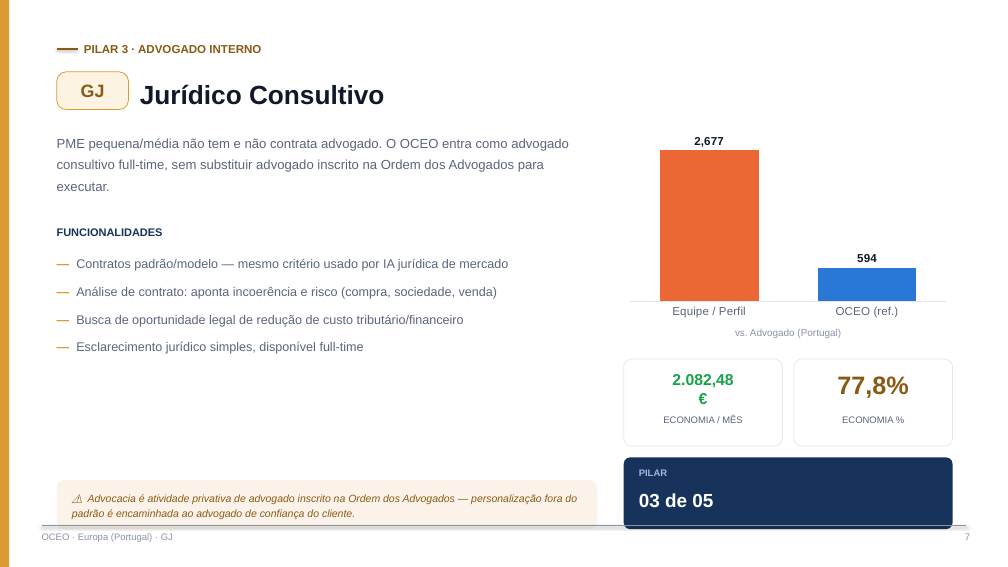
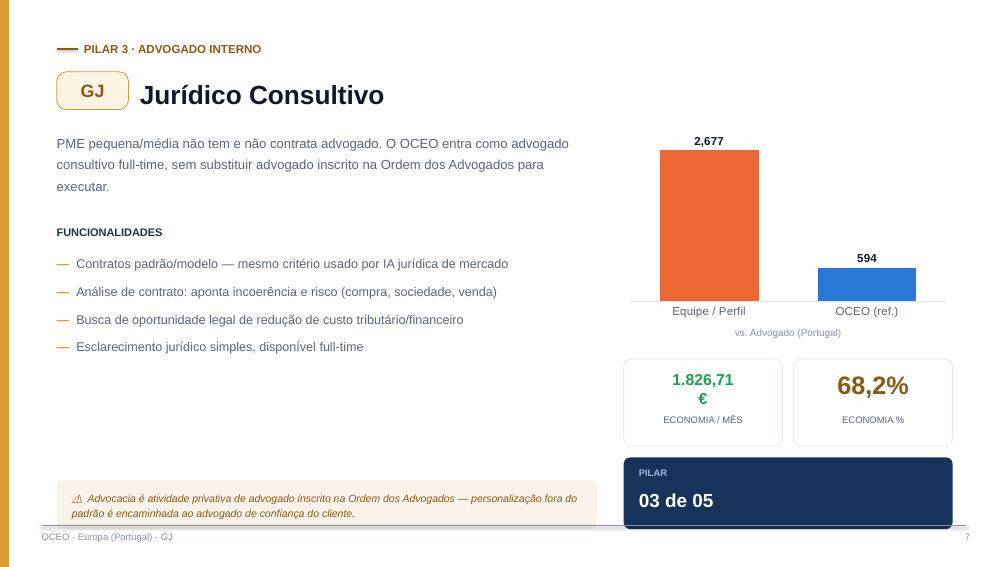
Before and after one commit to gibasenaprodutosdigitais-jpg/gilbertoos, a slide deck: slide 7 of outros-projetos/oceo/OCEO - Business Plan Europa (Portugal).pptx. Drawn at 1008x567 pixels with LibreOffice and Linux fonts; fonts in the diff are those of the drawing. Boxes give left, top, right and bottom in pixels: in the first picture for what was removed or moved away, otherwise in the second. Text is boxed around its words. In the diff, an @@ line names an element or a change of style, - is before the commit and + after.

```diff
--- a/outros-projetos/oceo/OCEO - Business Plan Europa (Portugal).pptx
+++ b/outros-projetos/oceo/OCEO - Business Plan Europa (Portugal).pptx
@@ text at bbox=[672, 374, 733, 388]: text changed @@
-2.082,48
+1.826,71
@@ text at bbox=[837, 376, 908, 398]: text changed @@
-77,8%
+68,2%
```
Also in this commit, not shown: 6 other slides changed.
